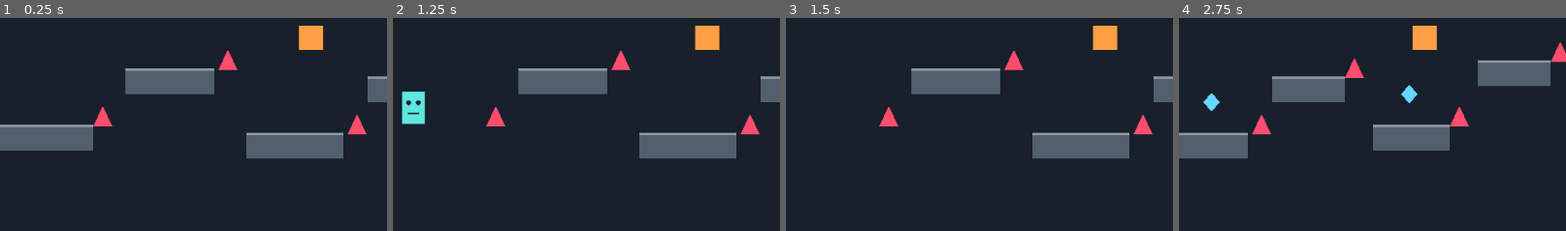
Above: before the commit, frames 1-4 (left to right).
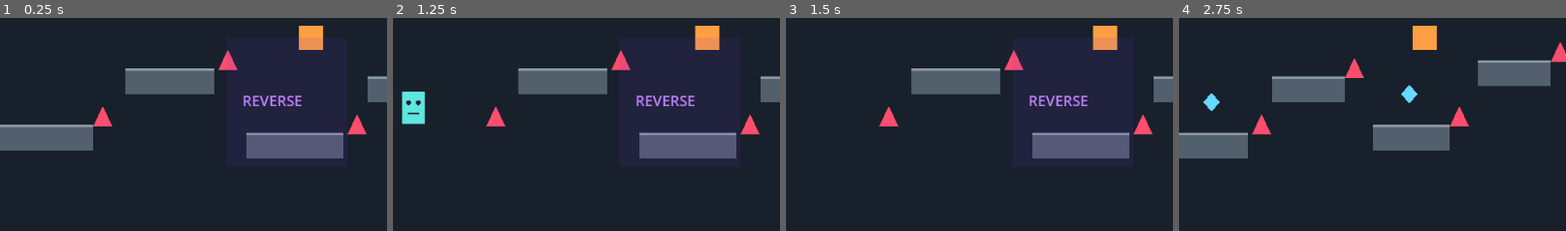
Above: after the commit, the same moments.

Repository: HimaBindhu-j/trap-platformer
Game: Godot game, scene res://Main.tscn
The game is run twice, just before and just after one commit, with the same random seed, the same clock (stepped at 60 frames per second) and the same inputs.
Inputs:
- Up to frame 1 (0.25 s): no input
- Up to frame 2 (1.25 s): tap Enter at 0.5 s; hold D (move_right) from 0.53 s (still down); tap Space (jump) at 0.6, 0.77, 1.07 s
- Up to frame 3 (1.5 s): keep holding D (move_right); tap 1 at 1.35 s
- Up to frame 4 (2.75 s): tap Space (jump) at 1.52, 1.55, 1.82, 2.3 s; release D (move_right) at 2.03 s; hold A (move_left) from 2.03 s (still down); hold 2 from 2.03 s (still down)
The pictures show only the part of the screen within x 23-73%, y 50-100%; the shares and areas given below are measured in that part.

The runs differ from the first frame. In frame 1, 0.6% of the frame differs, in the area x 62-78%, y 36-42%; in frame 2, 0.6%; in frame 3, 0.6%; in frame 4, nothing differs.

Commit message:
Add reverse control trap

Diff:
--- a/trap_platformer/Level.gd
+++ b/trap_platformer/Level.gd
@@ -76,6 +76,15 @@
 
 
 # =========================================================
+# REVERSE CONTROL ZONE
+# =========================================================
+
+var reverse_zone: Area2D
+
+var reverse_zone_active := false
+
+
+# =========================================================
 # READY
 # =========================================================
 
@@ -176,7 +185,6 @@
 	var trap_shape := RectangleShape2D.new()
 
 	trap_shape.size = Vector2(30, 30)
-
 	trap_collision.shape = trap_shape
 
 	moving_trap.position = Vector2(
@@ -207,7 +215,6 @@
 	var exit_shape := RectangleShape2D.new()
 
 	exit_shape.size = Vector2(45, 50)
-
 	exit_collision.shape = exit_shape
 
 	exit_area.position = exit_position
@@ -231,10 +238,7 @@
 
 	fake_exit_trigger = preload("res://Trigger.gd").new()
 
-	# Bigger area so player doesn't have to touch exact point
 	fake_exit_trigger.setup(Vector2(120, 100))
-
-	# This is BEFORE the real exit
 	fake_exit_trigger.position = Vector2(810, 420)
 
 	add_child(fake_exit_trigger)
@@ -244,6 +248,40 @@
 	)
 
 
+	# =======================================================
+	# REVERSE CONTROL ZONE
+	# =======================================================
+
+	reverse_zone = Area2D.new()
+
+	var reverse_collision := CollisionShape2D.new()
+	var reverse_shape := RectangleShape2D.new()
+
+	# Wide enough for the player to clearly enter
+	reverse_shape.size = Vector2(150, 160)
+
+	reverse_collision.shape = reverse_shape
+
+	# Place reverse zone in the middle section
+	reverse_zone.position = Vector2(580, 380)
+
+	reverse_zone.monitoring = true
+	reverse_zone.collision_layer = 0
+	reverse_zone.collision_mask = 1
+
+	reverse_zone.add_child(reverse_collision)
+
+	add_child(reverse_zone)
+
+	reverse_zone.body_entered.connect(
+		_on_reverse_zone_entered
+	)
+
+	reverse_zone.body_exited.connect(
+		_on_reverse_zone_exited
+	)
+
+
 	queue_redraw()
 
 	call_deferred("_enable_exit")
@@ -255,16 +293,16 @@
 
 func _process(delta):
 
-	# -------------------------------------------------------
-	# MOVING TRAP
-	# -------------------------------------------------------
-
 	if moving_trap == null:
 		return
 
 	if not trap_activated:
 		return
 
+
+	# -------------------------------------------------------
+	# MOVE TRAP
+	# -------------------------------------------------------
 
 	moving_trap.position.x += (
 		moving_trap_direction
@@ -336,9 +374,7 @@
 
 	print("DISAPPEARING PLATFORM ACTIVATED!")
 
-
 	await get_tree().create_timer(0.3).timeout
-
 
 	if disappearing_platform_index < platform_bodies.size():
 
@@ -347,10 +383,8 @@
 		]
 
 		if is_instance_valid(platform):
-
 			platform.queue_free()
 
-
 	queue_redraw()
 
 
@@ -367,25 +401,55 @@
 
 	print("FAKE EXIT ACTIVATED!")
 
-	# Small delay so player sees the fake exit first
 	await get_tree().create_timer(0.25).timeout
 
-
-	# -------------------------------------------------------
-	# MOVE REAL EXIT
-	# -------------------------------------------------------
-
 	exit_position.x -= 150
 
-
 	if is_instance_valid(exit_area):
 
 		exit_area.position = exit_position
 
-
 	queue_redraw()
 
 	print("EXIT MOVED TO: ", exit_position)
+
+
+# =========================================================
+# REVERSE CONTROL ENTER
+# =========================================================
+
+func _on_reverse_zone_entered(body):
+
+	if body.name != "Player":
+		return
+
+	if reverse_zone_active:
+		return
+
+	reverse_zone_active = true
+
+	body.set_reverse_controls(true)
+
+	print("🔄 REVERSE CONTROLS ON")
+
+
+# =========================================================
+# REVERSE CONTROL EXIT
+# =========================================================
+
+func _on_reverse_zone_exited(body):
+
+	if body.name != "Player":
+		return
+
+	if not reverse_zone_active:
+		return
+
+	reverse_zone_active = false
+
+	body.set_reverse_controls(false)
+
+	print("🔄 REVERSE CONTROLS OFF")
 
 
 # =========================================================
@@ -493,6 +557,35 @@
 
 
 	# -------------------------------------------------------
+	# REVERSE ZONE VISUAL
+	# -------------------------------------------------------
+	# Very faint visual so we can test the zone.
+	# Remove later when everything works.
+
+	if reverse_zone != null:
+
+		var zone_rect = Rect2(
+			reverse_zone.position - Vector2(75, 80),
+			Vector2(150, 160)
+		)
+
+		draw_rect(
+			zone_rect,
+			Color(0.4, 0.2, 0.8, 0.12)
+		)
+
+		draw_string(
+			ThemeDB.fallback_font,
+			reverse_zone.position + Vector2(-55, 5),
+			"REVERSE",
+			HORIZONTAL_ALIGNMENT_LEFT,
+			-1,
+			18,
+			Color("#c084fc")
+		)
+
+
+	# -------------------------------------------------------
 	# REAL EXIT
 	# -------------------------------------------------------
 
@@ -500,7 +593,6 @@
 
 		var pos = exit_area.position
 
-		# Outer green door
 		draw_rect(
 			Rect2(
 				pos - Vector2(27.5, 30),
@@ -509,7 +601,6 @@
 			Color("#7ee787")
 		)
 
-		# Inner dark door
 		draw_rect(
 			Rect2(
 				pos - Vector2(19.5, 22),
@@ -518,7 +609,6 @@
 			Color("#18202b")
 		)
 
-		# EXIT text
 		draw_string(
 			ThemeDB.fallback_font,
 			pos + Vector2(-21, -30),
@@ -529,7 +619,6 @@
 			Color("#7ee787")
 		)
 
-		# Door light
 		draw_circle(
 			pos + Vector2(0, -10),
 			8,
--- a/trap_platformer/Player.gd
+++ b/trap_platformer/Player.gd
@@ -1,27 +1,76 @@
 extends CharacterBody2D
+
 
 const SPEED := 260.0
 const JUMP := -470.0
 const GRAVITY := 1200.0
 
+var reverse_controls := false
+
+
 func _ready():
-    queue_redraw()
+	queue_redraw()
+
 
 func _physics_process(delta):
-    if not is_on_floor():
-        velocity.y += GRAVITY * delta
 
-    var dir := Input.get_axis("move_left", "move_right")
-    velocity.x = move_toward(velocity.x, dir * SPEED, 1400.0 * delta)
+	if not is_on_floor():
+		velocity.y += GRAVITY * delta
 
-    if Input.is_action_just_pressed("jump") and is_on_floor():
-        velocity.y = JUMP
 
-    move_and_slide()
-    queue_redraw()
+	var dir := Input.get_axis("move_left", "move_right")
+
+
+	# Reverse controls
+	if reverse_controls:
+		dir *= -1.0
+
+
+	velocity.x = move_toward(
+		velocity.x,
+		dir * SPEED,
+		1400.0 * delta
+	)
+
+
+	if Input.is_action_just_pressed("jump") and is_on_floor():
+		velocity.y = JUMP
+
+
+	move_and_slide()
+
+	queue_redraw()
+
+
+func set_reverse_controls(value: bool):
+
+	reverse_controls = value
+
+	print("REVERSE CONTROLS: ", reverse_controls)
+
 
 func _draw():
-    draw_rect(Rect2(-14, -20, 28, 40), Color("#5ee7df"))
-    draw_circle(Vector2(-6, -6), 3, Color("#18202b"))
-    draw_circle(Vector2(6, -6), 3, Color("#18202b"))
-    draw_line(Vector2(-7, 7), Vector2(7, 7), Color("#18202b"), 2)
+
+	draw_rect(
+		Rect2(-14, -20, 28, 40),
+		Color("#5ee7df")
+	)
+
+	draw_circle(
+		Vector2(-6, -6),
+		3,
+		Color("#18202b")
+	)
+
+	draw_circle(
+		Vector2(6, -6),
+		3,
+		Color("#18202b")
+	)
+
+	draw_line(
+		Vector2(-7, 7),
+		Vector2(7, 7),
+		Color("#18202b"),
+		2
+	)
